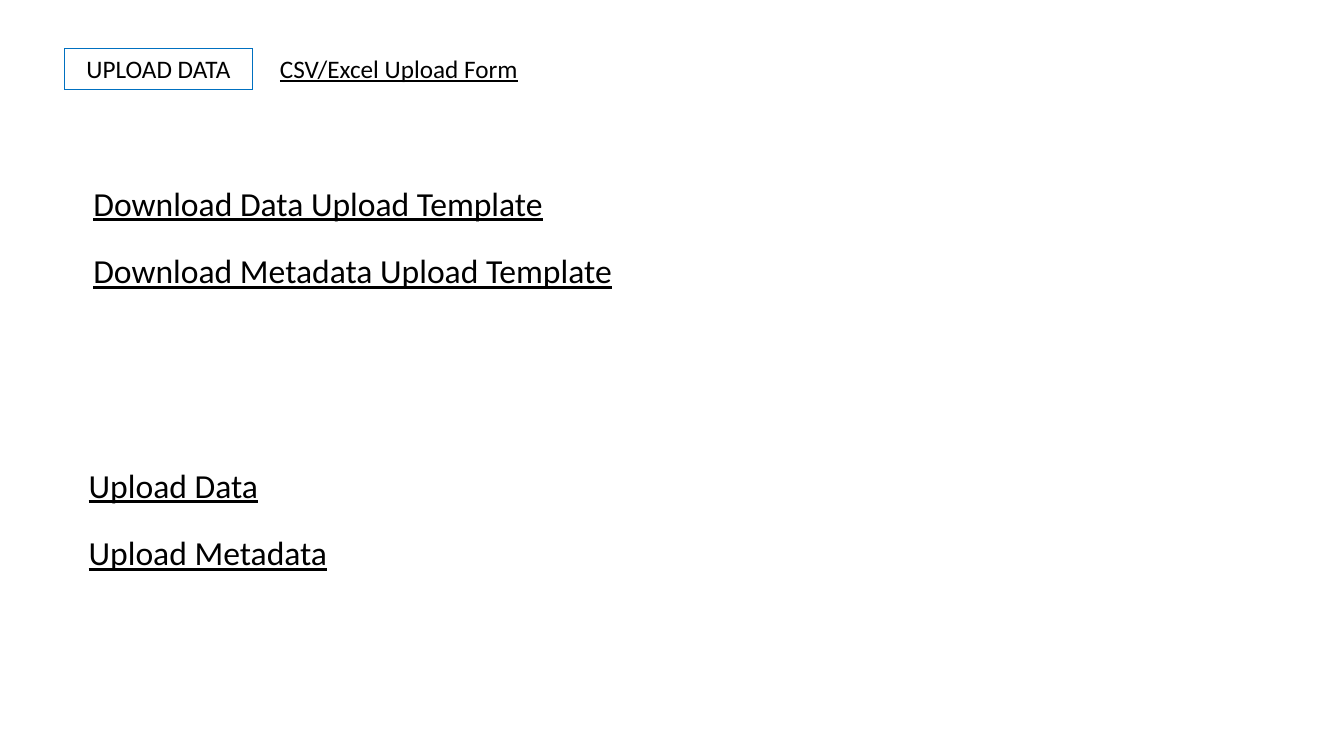
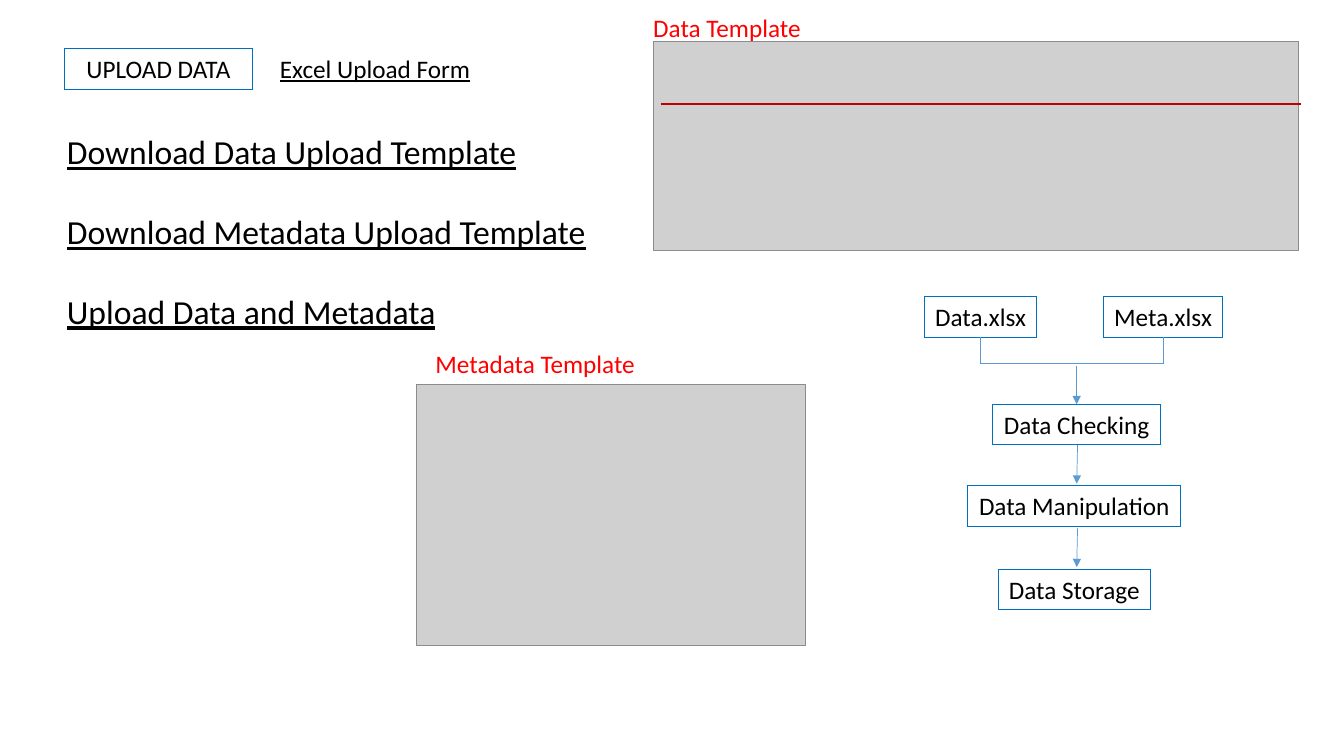
Before and after one commit to geohackweek/ghw2018_web_portal_inlandwater_co2, a slide deck: slide 4 of docs/Web portal.pptx (slide 3 before the commit). Drawn at 1344x756 pixels with LibreOffice and Linux fonts; fonts in the diff are those of the drawing; grey boxes stand for pictures. Boxes give left, top, right and bottom in pixels: in the first picture for what was removed or moved away, otherwise in the second. Text is boxed around its words. In the diff, an @@ line names an element or a change of style, - is before the commit and + after.

```diff
--- a/docs/Web portal.pptx
+++ b/docs/Web portal.pptx
@@ text added at bbox=[653, 19, 800, 43], 18 pt, text #FF0000 @@
+Data Template
@@ rectangle "Excel Upload Form": place and size @@
-rectangle "Excel Upload Form" at bbox=[270, 48, 683, 89]
+rectangle "Excel Upload Form" at bbox=[270, 48, 489, 89]
@@ picture added at bbox=[653, 41, 1299, 251] @@
@@ text in rectangle at bbox=[280, 60, 470, 82]: text changed @@
-CSV/Excel Upload Form
+Excel Upload Form
@@ line added from (660, 105) to (1302, 105), #C00000 1.5 pt @@
@@ rectangle "Download Data Upload Template": place and size @@
-rectangle "Download Data Upload Template" at bbox=[84, 177, 734, 228]
+rectangle "Download Data Upload Template" at bbox=[57, 126, 708, 176]
@@ rectangle "Download Metadata Upload Template": place and size @@
-rectangle "Download Metadata Upload Template" at bbox=[84, 245, 637, 295]
+rectangle "Download Metadata Upload Template" at bbox=[57, 207, 611, 257]
@@ rectangle "Upload Data and Metadata": place and size @@
-rectangle "Upload Data and Metadata" at bbox=[79, 460, 729, 510]
+rectangle "Upload Data and Metadata" at bbox=[57, 286, 459, 337]
@@ text in rectangle at bbox=[67, 300, 436, 330]: text changed @@
-Upload Data
+Upload Data and Metadata
@@ text added at bbox=[435, 355, 635, 377], 18 pt, text #FF0000 @@
+Metadata Template
@@ picture added at bbox=[416, 385, 806, 646] @@
@@ rectangle removed at bbox=[79, 527, 632, 578] @@
-Upload Metadata
@@ group added at bbox=[925, 296, 1223, 610]: 5 rectangles, 3 lines, 3 arrows @@
+Data.xlsx
+Meta.xlsx
+Data Checking
+Data Manipulation
+Data Storage
```
Also in this commit, not shown: 6 other slides changed, 5 slides added.
